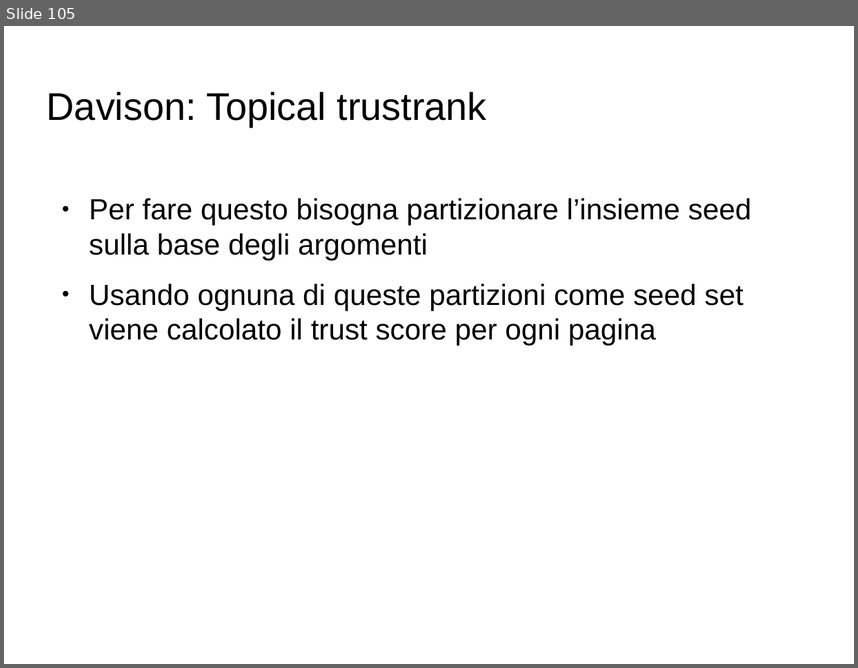
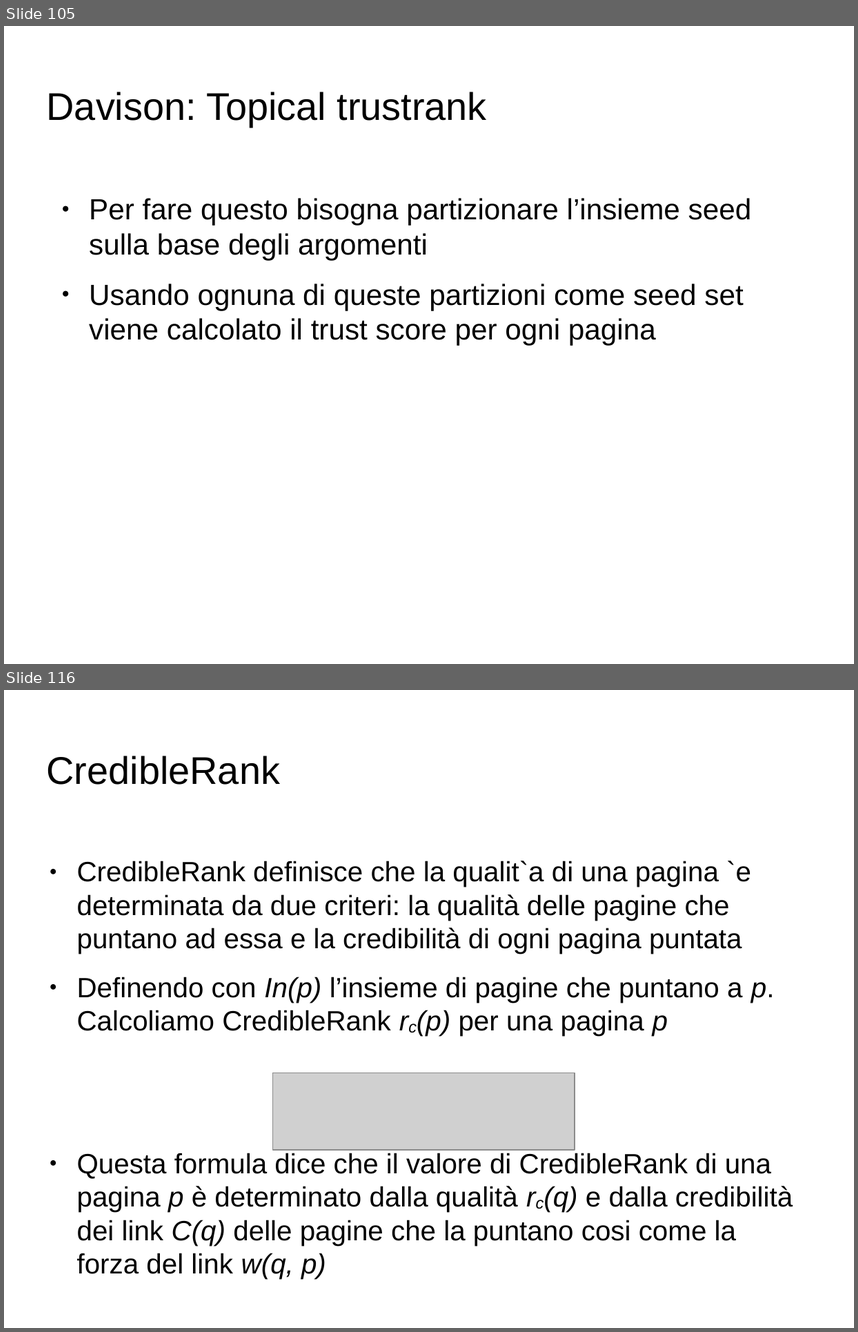
Before and after one commit to Toolanto/presentation, a slide deck: presentazione.odp. Shown one above the other, each under a label of ours: slide 105 before the commit, slides 105 and 116 after it; the slides between them are not shown. The pictures are 858x668 and 858x1332 pixels, drawn with LibreOffice and Linux fonts; fonts in the diff are those of the drawing; grey boxes stand for pictures; background and template pictures are left out. Boxes give left, top, right and bottom in pixels: in the first picture for what was removed or moved away, otherwise in the second. Text is boxed around its words. In the diff, an @@ line names an element or a change of style, - is before the commit and + after.

```diff
--- a/presentazione.odp
+++ b/presentazione.odp
@@ slide 116 added at (4, 690, 854, 1328), background picture (left out) @@
@@ title added at (47, 756, 280, 785), 36 pt, text #000000 @@
+CredibleRank
@@ text added at (77, 860, 775, 1036), 26 pt, text #000000 @@
+● CredibleRank definisce che la qualit`a di una pagina `e determinata da due criteri: la qualità delle pagine che puntano ad essa e la credibilità di ogni pagina puntata
+● Definendo con In(p) l’insieme di pagine che puntano a p. Calcoliamo CredibleRank rc(p) per una pagina p
@@ picture added at (273, 1073, 575, 1150) @@
@@ text added at (77, 1152, 793, 1279), 26 pt, text #000000 @@
+● Questa formula dice che il valore di CredibleRank di una pagina p è determinato dalla qualità rc(q) e dalla credibilità dei link C(q) delle pagine che la puntano cosi come la forza del link w(q, p)
```
Also in this commit, not shown: 1 slide changed, 10 other slides added, 2 slides removed.
